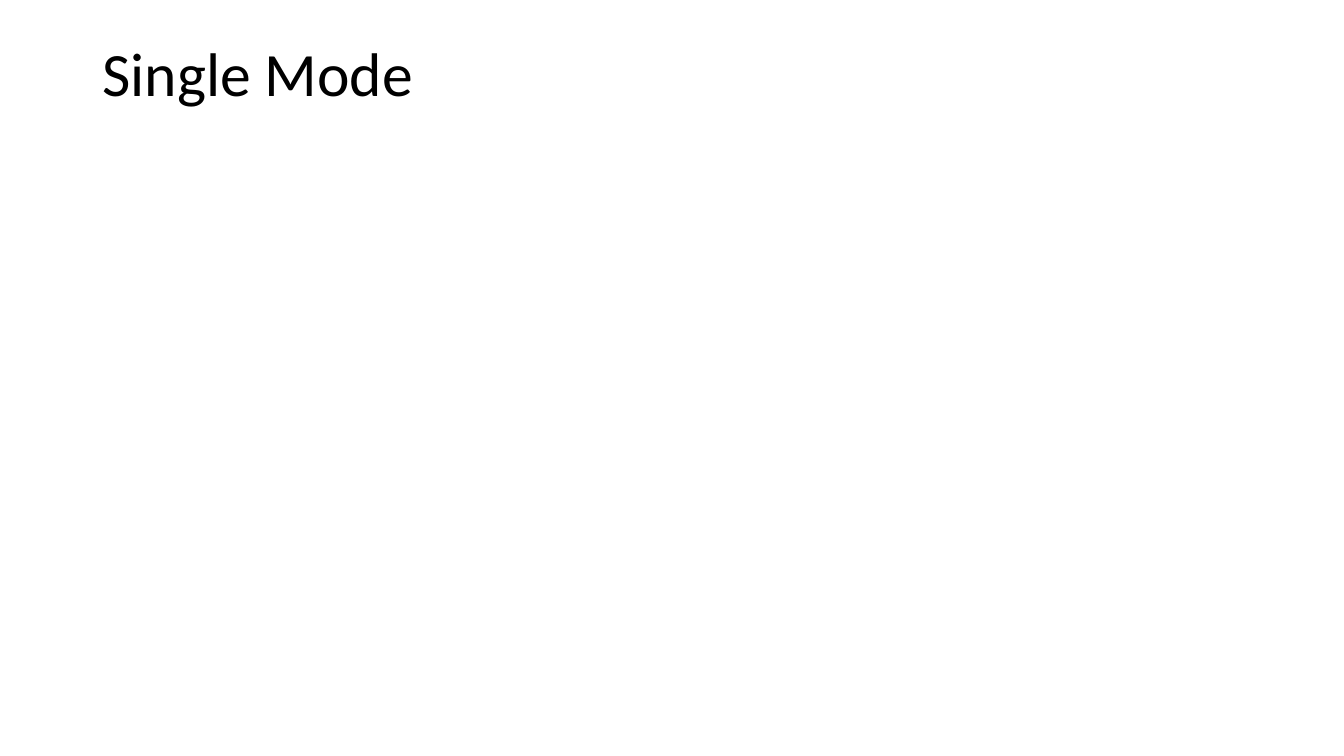
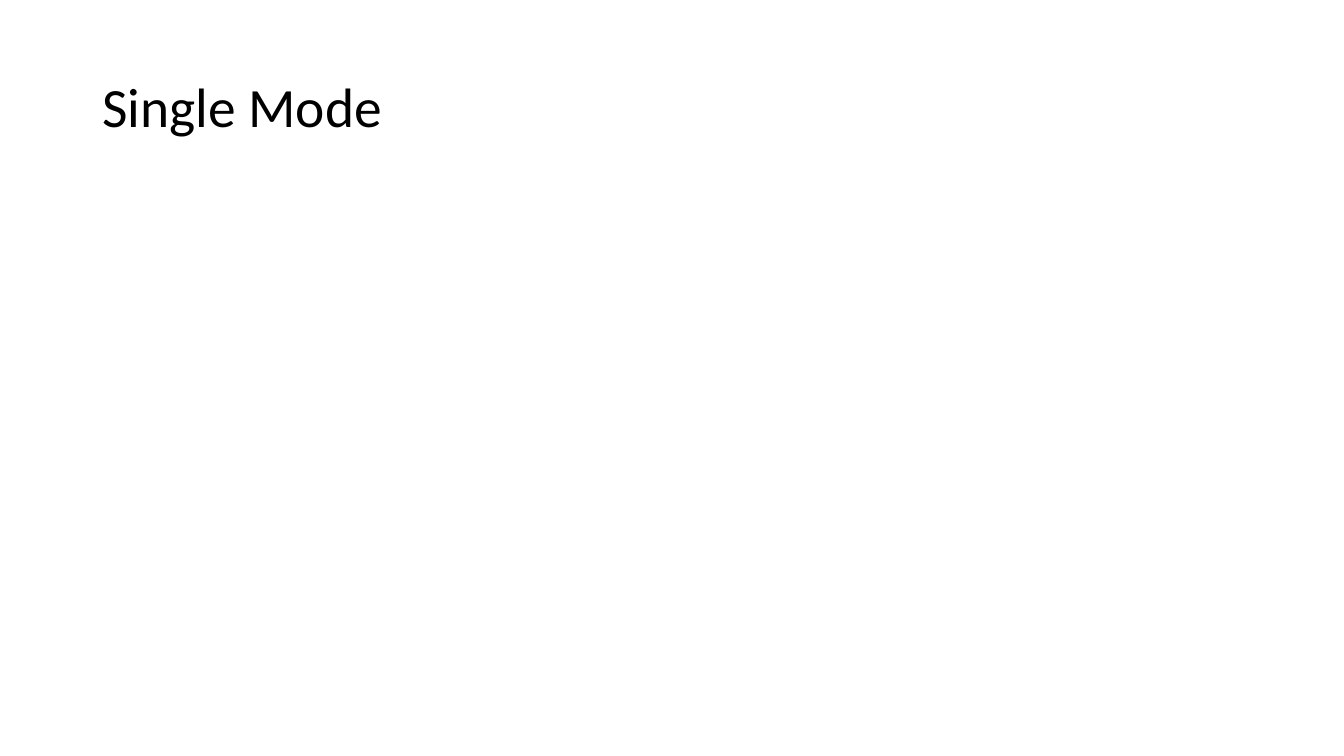
Before and after one commit to StefanSchuck/JohnTheRipperVortrag, a slide deck: slide 6 of Vortrag.pptx (slide 5 before the commit). Drawn at 1344x756 pixels with LibreOffice and Linux fonts; fonts in the diff are those of the drawing. Boxes give left, top, right and bottom in pixels: in the first picture for what was removed or moved away, otherwise in the second. Text is boxed around its words. In the diff, an @@ line names an element or a change of style, - is before the commit and + after.

```diff
--- a/Vortrag.pptx
+++ b/Vortrag.pptx
@@ title "Single Mode" at (102,88,382,137): size 44 to 39.6 pt @@
```
Also in this commit, not shown: 1 other slide changed, 1 slide added.
